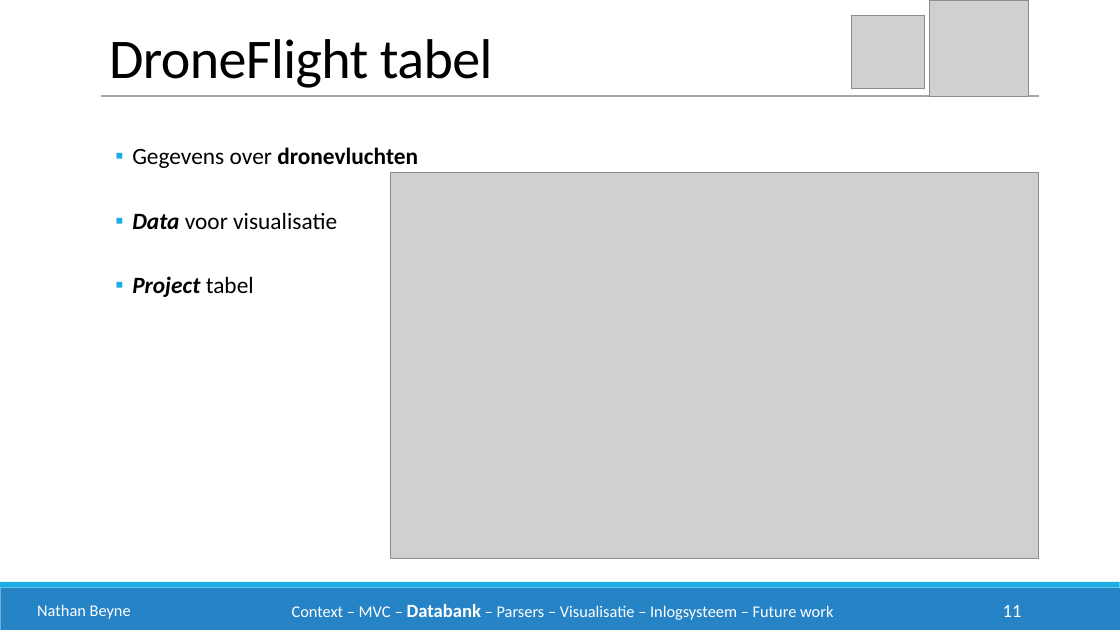
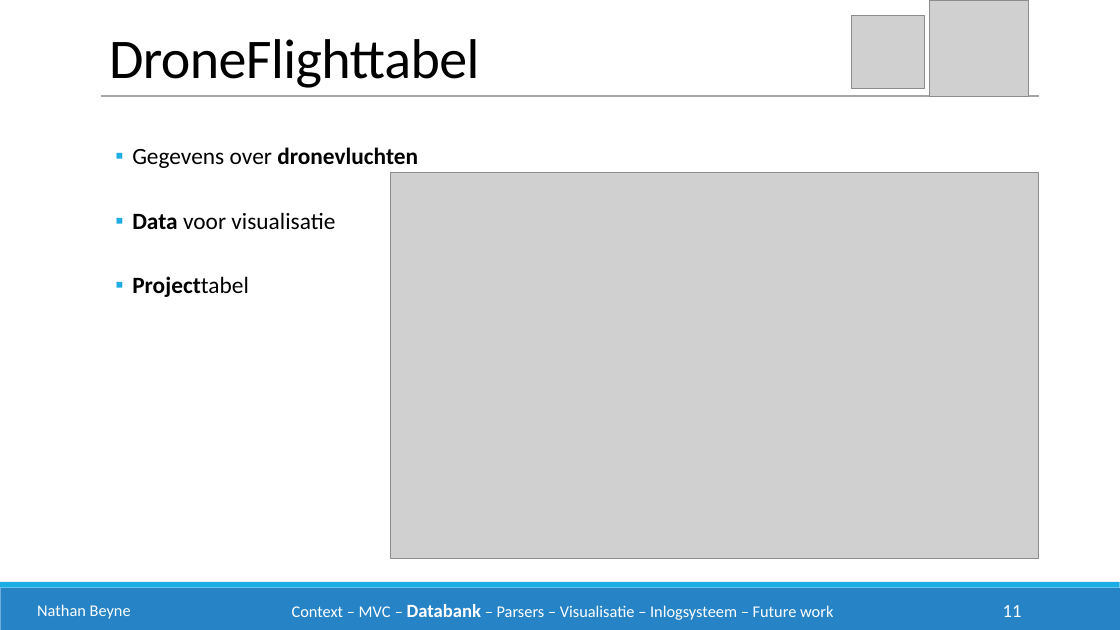
Before and after one commit to philipkukoba/Bachelors-Dissertation-DroneWebApp, a slide deck: slide 11 of documenten/eindpresentatie/drone1.pptx. Drawn at 1120x630 pixels with LibreOffice and Linux fonts; fonts in the diff are those of the drawing; grey boxes stand for pictures. Boxes give left, top, right and bottom in pixels: in the first picture for what was removed or moved away, otherwise in the second. Text is boxed around its words. In the diff, an @@ line names an element or a change of style, - is before the commit and + after.

```diff
--- a/documenten/eindpresentatie/drone1.pptx
+++ b/documenten/eindpresentatie/drone1.pptx
@@ text at [109,39,480,88]: spaces changed @@
-DroneFlight tabel
+DroneFlighttabel
@@ text at [132,212,335,229]: italic off in "Data" @@
@@ text at [132,276,249,297]: text changed; italic off @@
-  ▪ Project tabel
+  ▪ Projecttabel
```
Also in this commit, not shown: 7 other slides changed.
